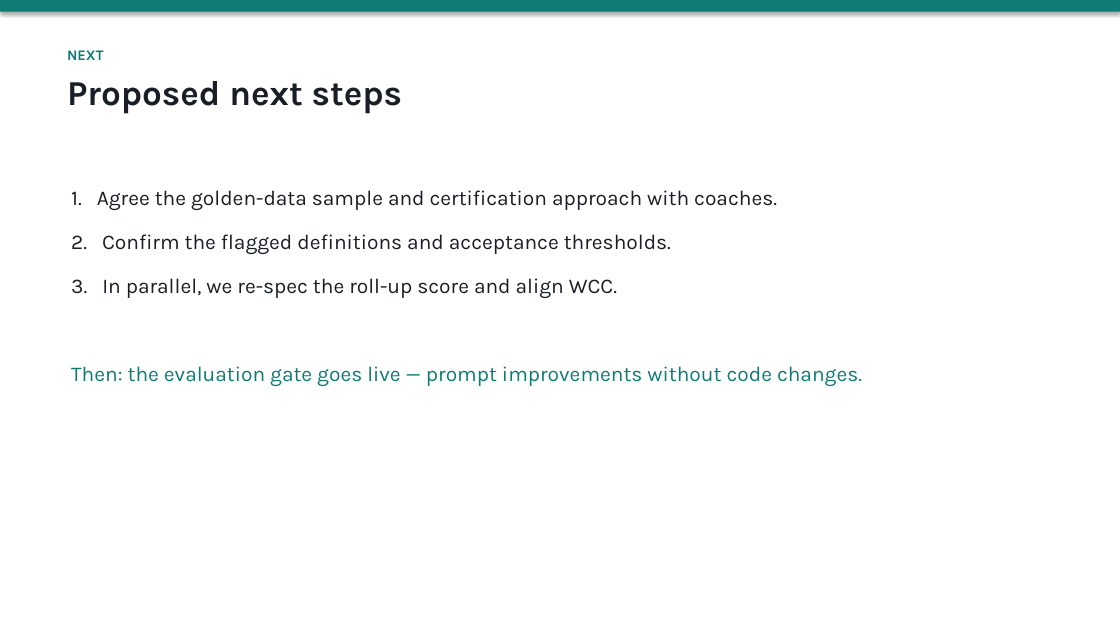
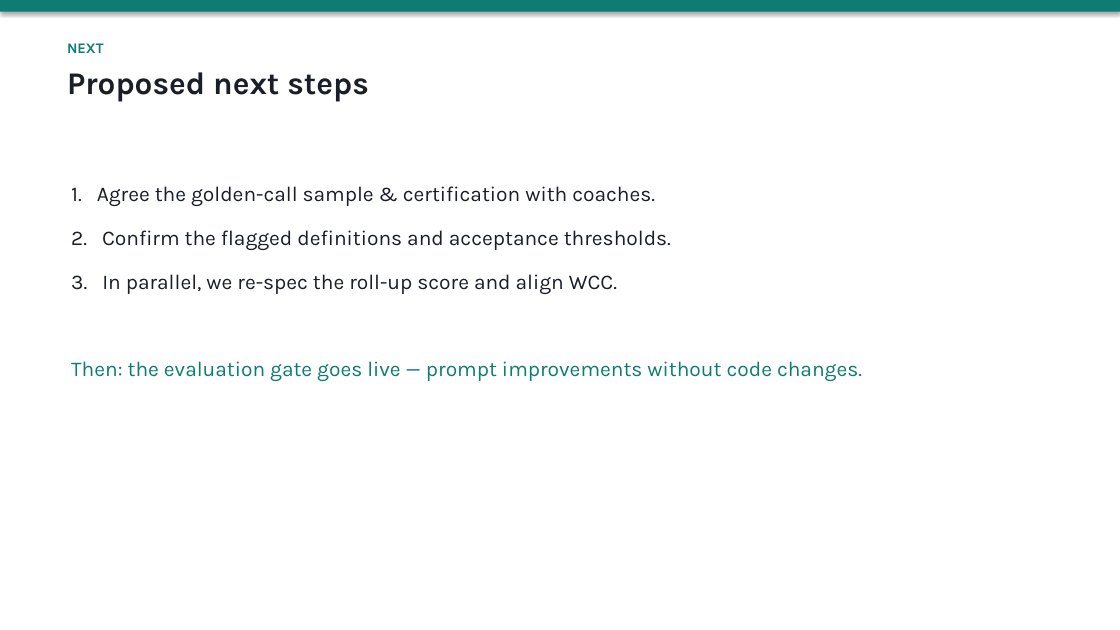
Before and after one commit to shyamanugu/LLMOps, a slide deck: slide 9 of usecases/ai_pipeline 2/docs/Apex_Metrics_Discussion.pptx (slide 8 before the commit). Drawn at 1120x630 pixels with LibreOffice and Linux fonts; fonts in the diff are those of the drawing. Boxes give left, top, right and bottom in pixels: in the first picture for what was removed or moved away, otherwise in the second. Text is boxed around its words. In the diff, an @@ line names an element or a change of style, - is before the commit and + after.

```diff
--- a/usecases/ai_pipeline 2/docs/Apex_Metrics_Discussion.pptx
+++ b/usecases/ai_pipeline 2/docs/Apex_Metrics_Discussion.pptx
@@ text "NEXT": place and size @@
-text "NEXT" at (67, 50, 403, 114)
+text "NEXT" at (67, 43, 369, 102)
@@ text "NEXT" at (67, 43, 369, 102): size 30 to 27 pt in "Proposed next steps"; less space between paragraphs @@
@@ text at (71, 186, 655, 206): text changed @@
-1. Agree the golden-data sample and certification approach with coaches.
+1. Agree the golden-call sample & certification with coaches.
```
Also in this commit, not shown: 2 other slides changed, 6 slides added, 5 slides removed.
